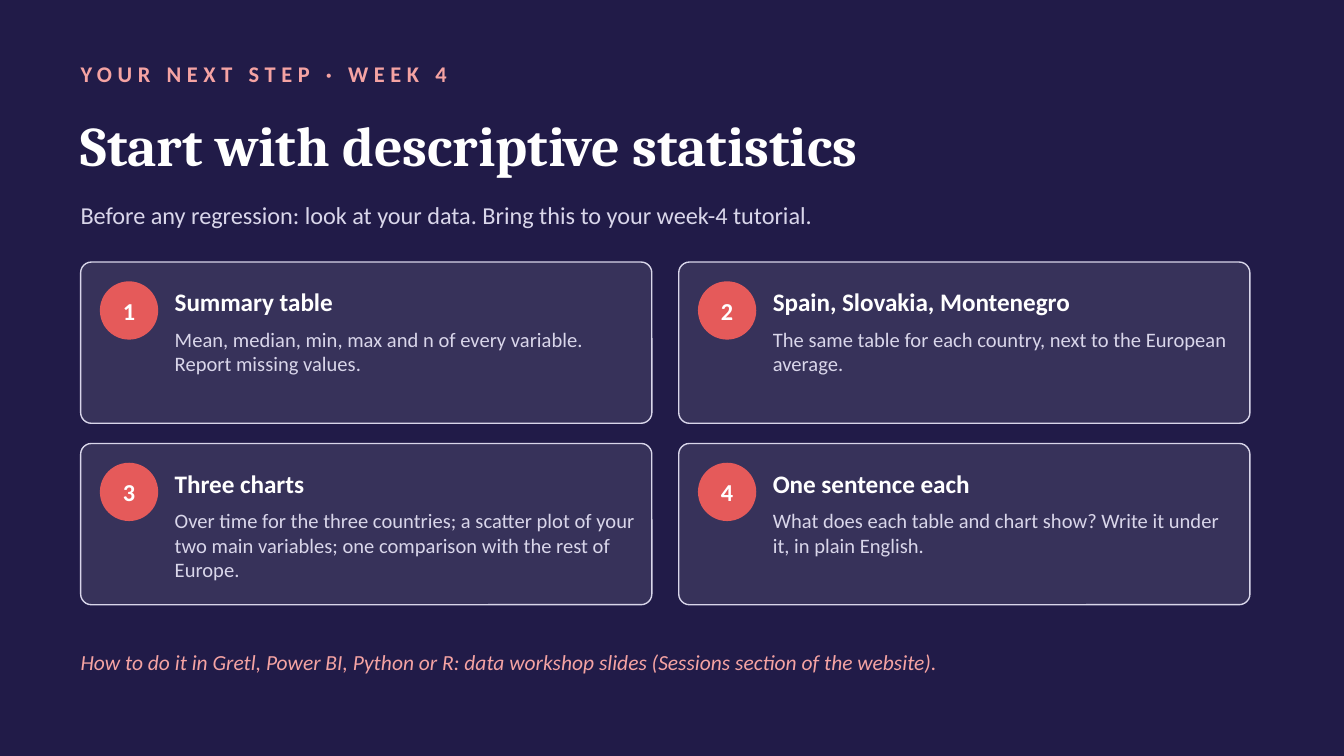
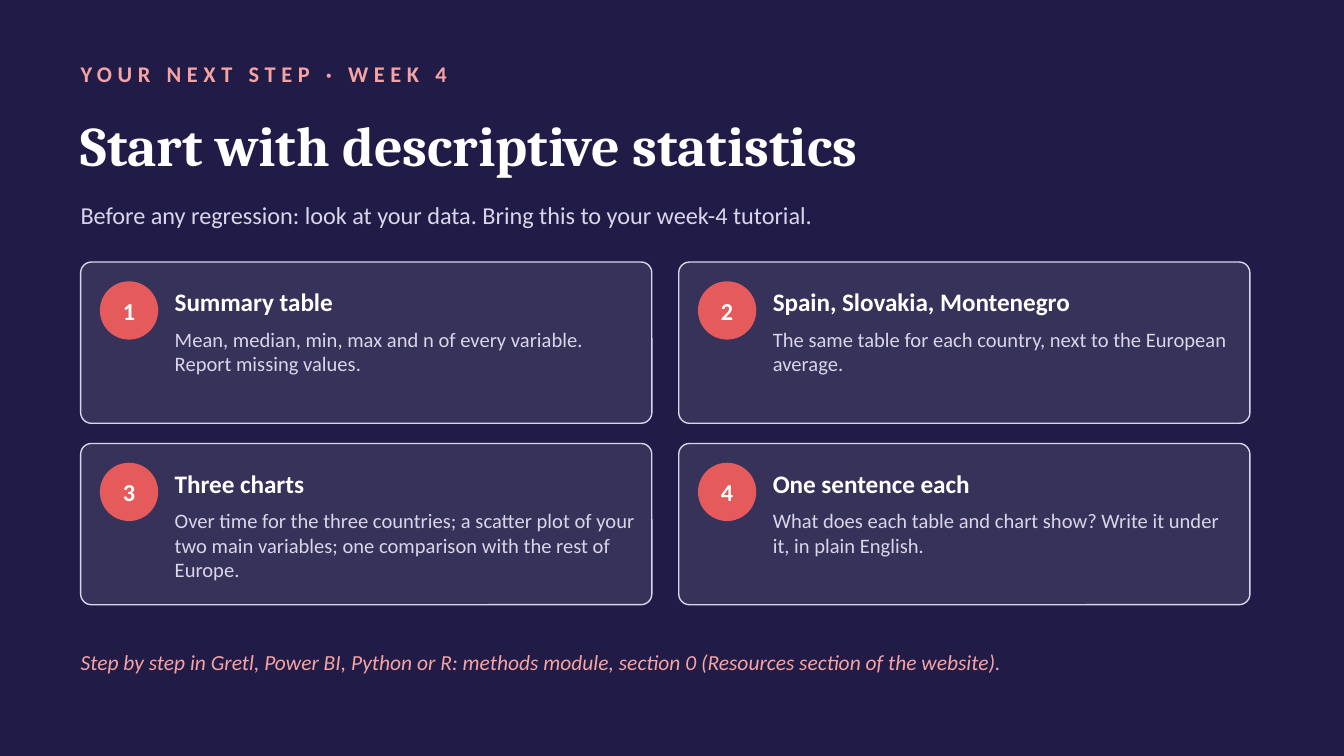
Before and after one commit to coil-europe/coil-europe.github.io, a slide deck: slide 12 of docs/slides/COIL_2_feedback_deliverable1.pptx. Drawn at 1344x756 pixels with LibreOffice and Linux fonts; fonts in the diff are those of the drawing. Boxes give left, top, right and bottom in pixels: in the first picture for what was removed or moved away, otherwise in the second. Text is boxed around its words. In the diff, an @@ line names an element or a change of style, - is before the commit and + after.

```diff
--- a/docs/slides/COIL_2_feedback_deliverable1.pptx
+++ b/docs/slides/COIL_2_feedback_deliverable1.pptx
@@ text at (x1=81, y1=654, x2=1000, y2=674): text changed @@
-How to do it in Gretl, Power BI, Python or R: data workshop slides (Sessions section of the website).
+Step by step in Gretl, Power BI, Python or R: methods module, section 0 (Resources section of the website).
```
Also in this commit, not shown: 6 other files.
